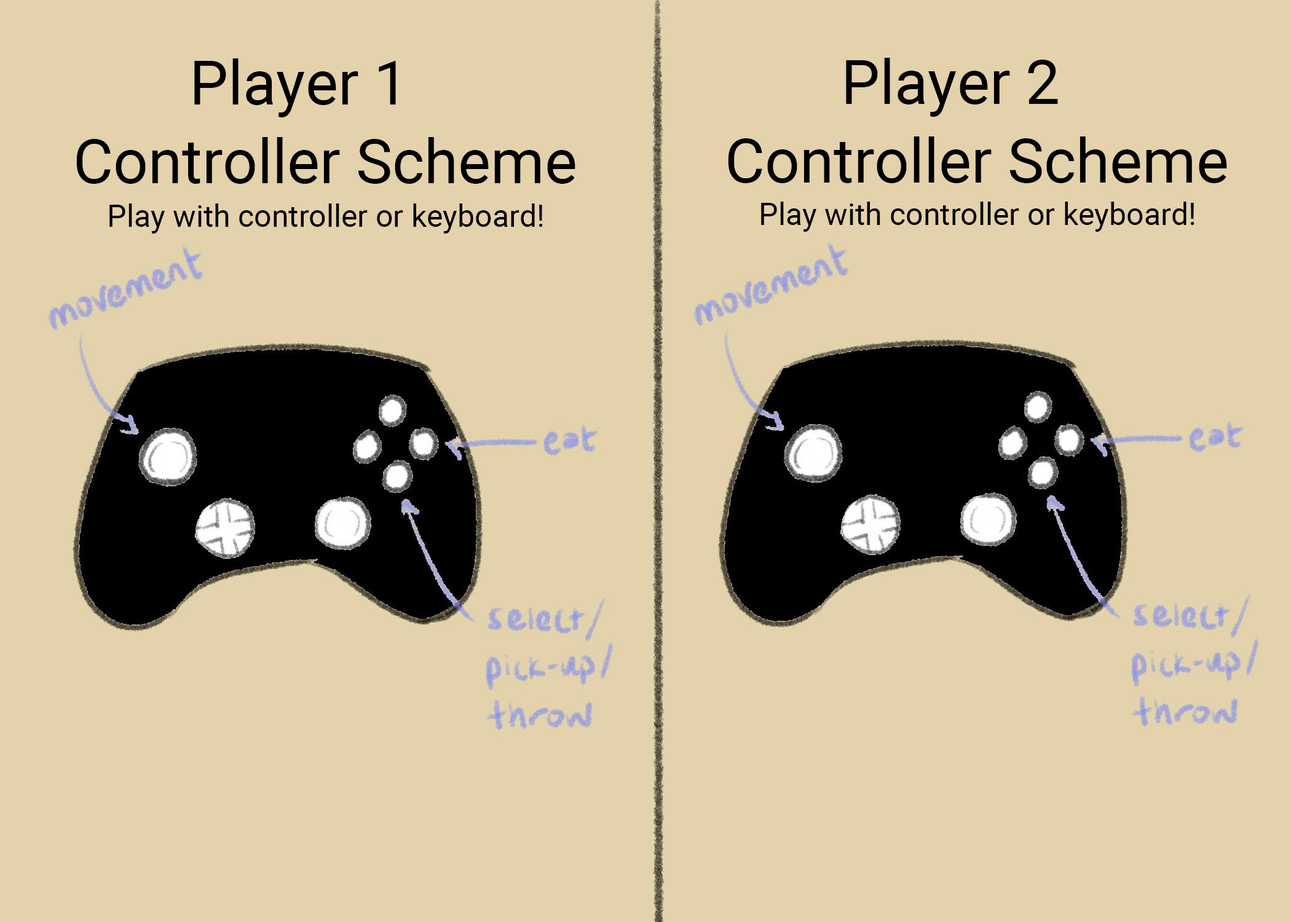
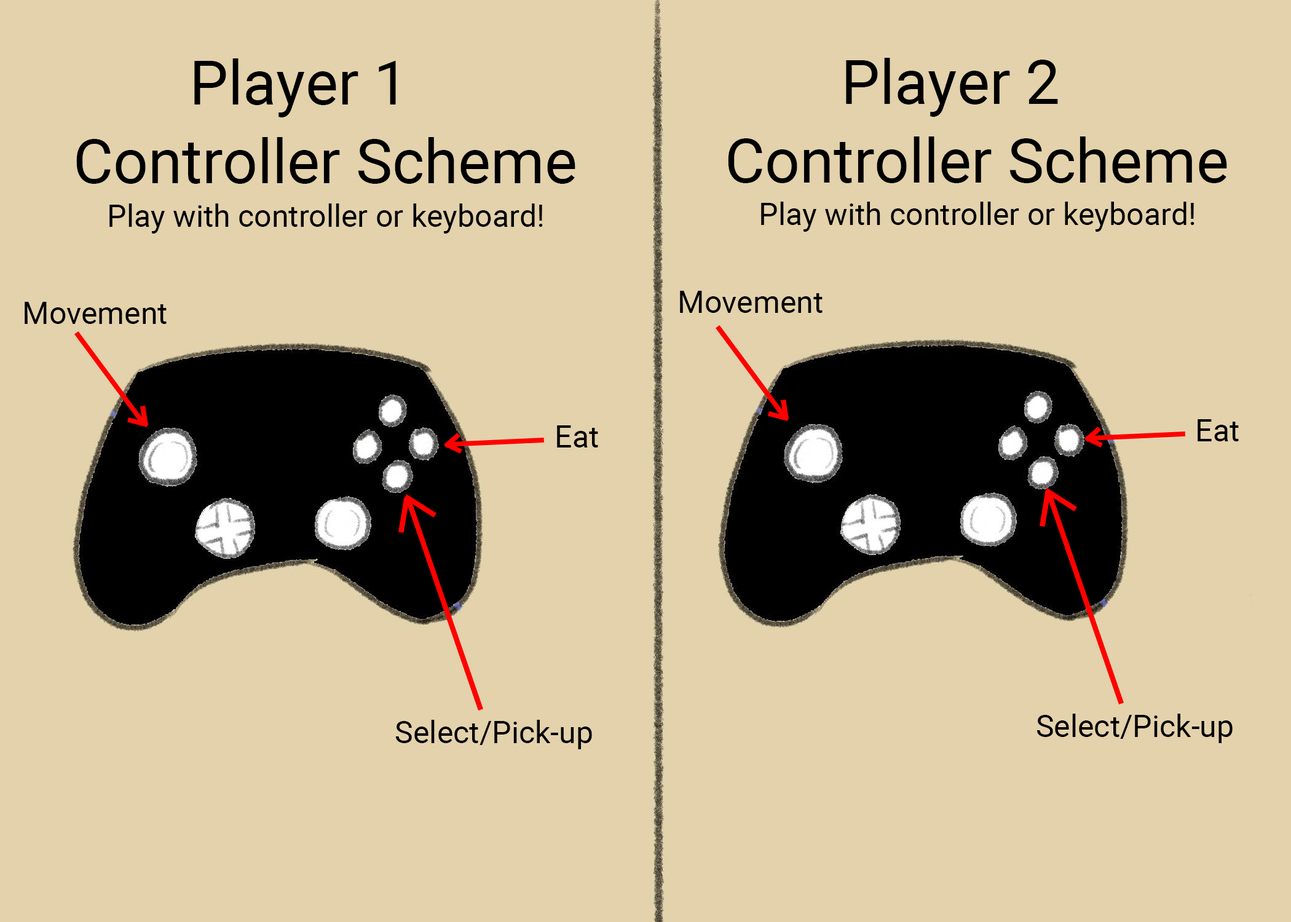
Layers edited between the first and the second 1291x922 image:
added layer "Movement" (1st of 2) above "Eat" over [680, 290, 823, 314]
added layer "Eat" (1st of 2) above "Select/Pick-up" over [1198, 419, 1240, 442]
added layer "Select/Pick-up" (1st of 2) above "Line 3" over [1037, 714, 1234, 744]
added layer "Line 3" (1st of 6) above "Line 2" over [1084, 426, 1102, 443]
added layer "Line 2" (1st of 6) above "Line 1" over [1085, 436, 1104, 448]
added layer "Line 1" (1st of 6) above "Line 3" over [1088, 431, 1186, 441]
added layer "Line 3" (2nd of 6) above "Line 2" over [768, 411, 790, 422]
added layer "Line 2" (2nd of 6) above "Line 1" over [781, 399, 790, 421]
added layer "Line 1" (2nd of 6) above "Line 3" over [715, 325, 788, 421]
added layer "Line 3" (3rd of 6) above "Line 2" over [1044, 488, 1078, 512]
added layer "Line 2" (3rd of 6) above "Line 1" over [1039, 491, 1052, 528]
added layer "Line 1" (3rd of 6) above "Movement" over [1047, 494, 1125, 705]
added layer "Movement" (2nd of 2) above "Eat" over [24, 301, 167, 325]
added layer "Eat" (2nd of 2) above "Select/Pick-up" over [557, 425, 599, 448]
added layer "Select/Pick-up" (2nd of 2) above "Line 3" over [396, 720, 593, 750]
added layer "Line 3" (4th of 6) above "Line 2" over [444, 432, 461, 449]
added layer "Line 2" (4th of 6) above "Line 1" over [444, 442, 463, 454]
added layer "Line 1" (4th of 6) above "Line 3" over [447, 437, 545, 448]
added layer "Line 3" (5th of 6) above "Line 2" over [127, 417, 149, 428]
added layer "Line 1" (5th of 6) above "Line 3" over [74, 331, 147, 427]
added layer "Line 3" (6th of 6) above "Line 2" over [404, 494, 437, 518]
added layer "Line 2" (6th of 6) above "Line 1" over [398, 497, 410, 534]
added layer "Line 1" (6th of 6) above "Layer 1" over [406, 500, 484, 711]
painted on "Layer 1" over [38, 241, 1261, 739]
…and 1 more changes (1 added)
